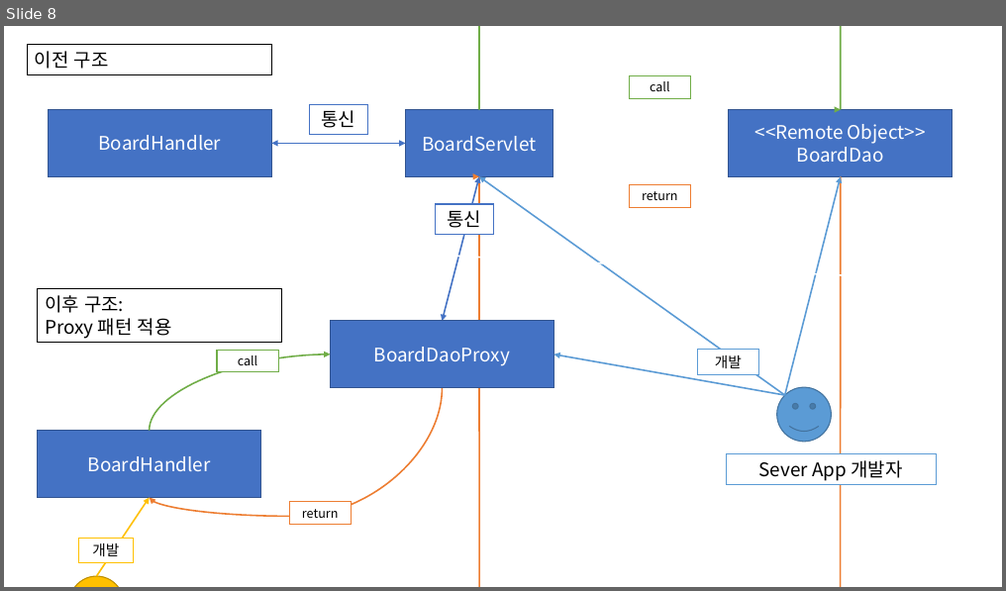
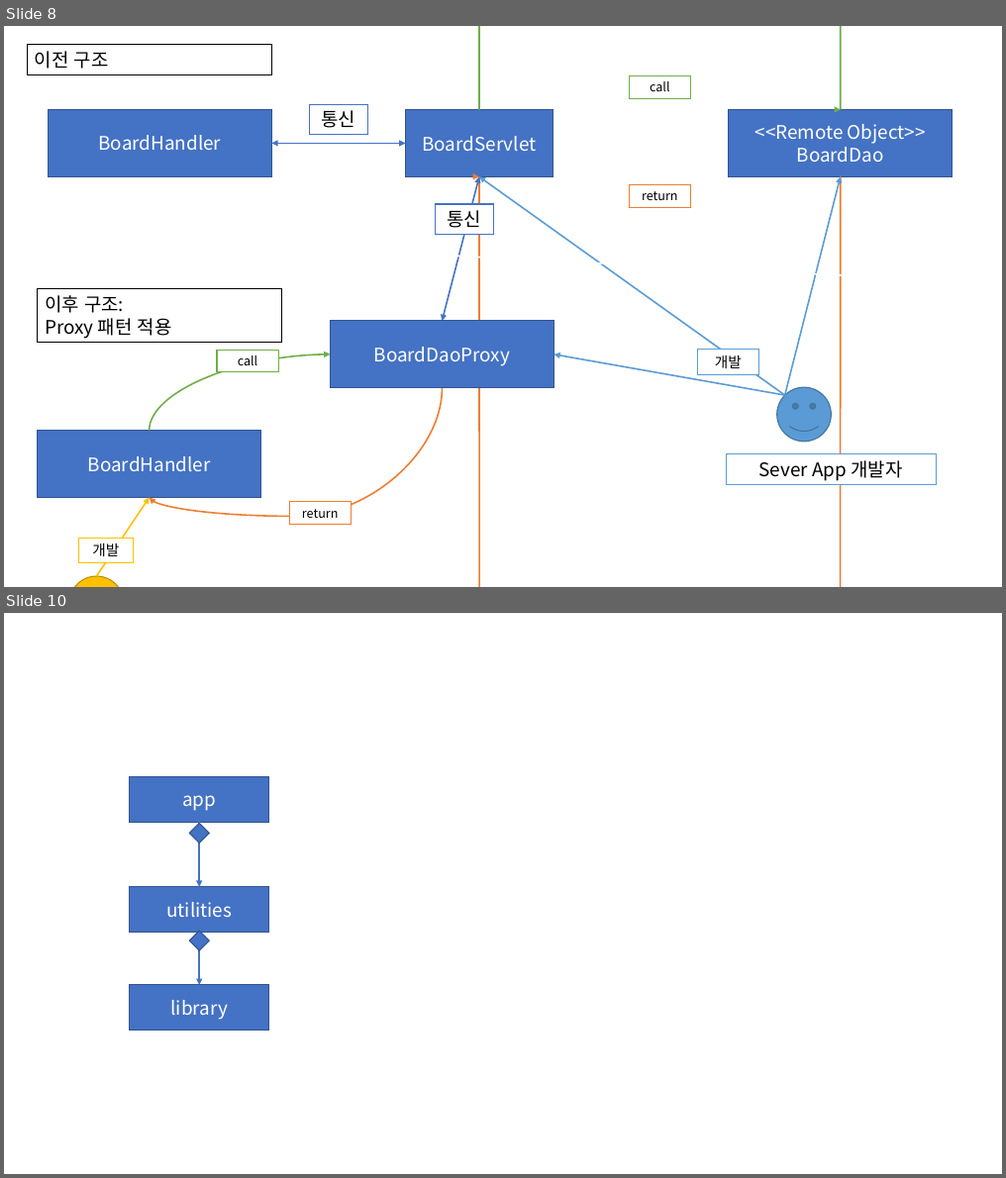
Before and after one commit to Dingadung/2022-study-workspace, a slide deck: study-note/자바/2022-08-19 내용정리.pptx. Shown one above the other, each under a label of ours: slide 8 before the commit, slides 8 and 10 after it; the slides between them are not shown. The pictures are 1006x591 and 1006x1178 pixels, drawn with LibreOffice and Linux fonts; fonts in the diff are those of the drawing. Boxes give left, top, right and bottom in pixels: in the first picture for what was removed or moved away, otherwise in the second. Text is boxed around its words. In the diff, an @@ line names an element or a change of style, - is before the commit and + after.

```diff
--- a/study-note/자바/2022-08-19 내용정리.pptx
+++ b/study-note/자바/2022-08-19 내용정리.pptx
@@ slide 10 added at (x1=4, y1=613, x2=1002, y2=1174), background #FFFFFF @@
@@ rectangle added at (x1=130, y1=776, x2=269, y2=822), fill #4472C4, outline #325491 1 pt, 18 pt, text #FFFFFF @@
+app
@@ diamond added at (x1=190, y1=823, x2=209, y2=843), fill #4472C4, outline #325491 1 pt @@
@@ arrow added from (199, 822) to (199, 887), #4472C4 1.5 pt @@
@@ rectangle added at (x1=130, y1=887, x2=269, y2=933), fill #4472C4, outline #325491 1 pt, 18 pt, text #FFFFFF @@
+utilities
@@ diamond added at (x1=190, y1=931, x2=209, y2=951), fill #4472C4, outline #325491 1 pt @@
@@ arrow added from (199, 933) to (199, 985), #4472C4 1.5 pt @@
@@ rectangle added at (x1=130, y1=985, x2=269, y2=1031), fill #4472C4, outline #325491 1 pt, 18 pt, text #FFFFFF @@
+library
```
Also in this commit, not shown: 1 slide changed, 1 slide removed, 1 other file.
